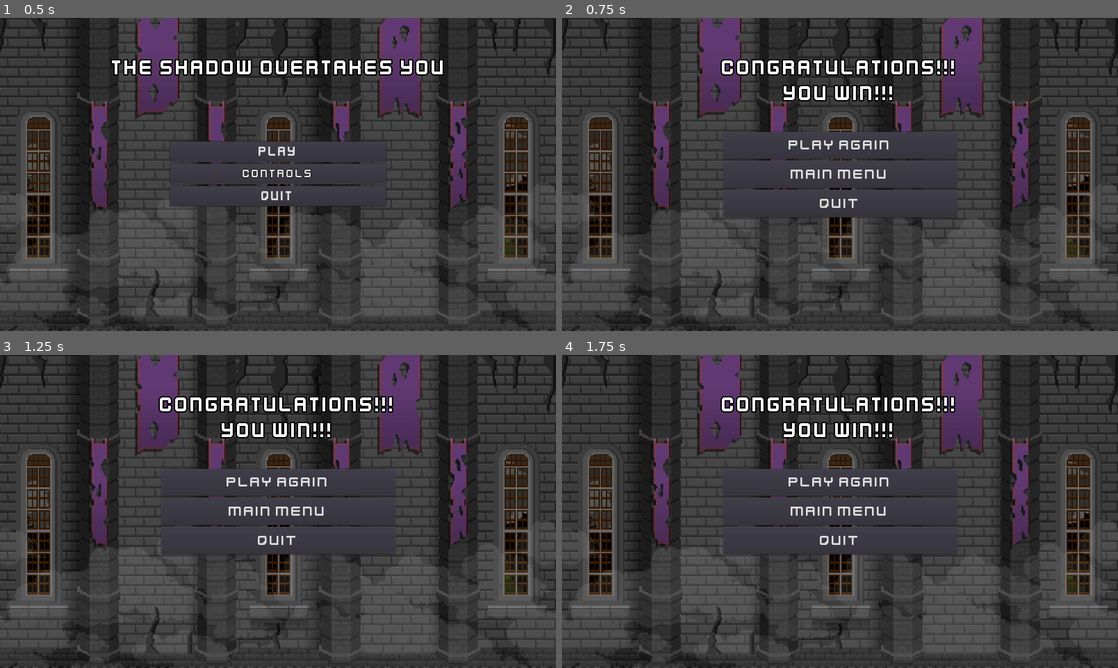
Above: before the commit, frames 1-4 (two rows, left to right).
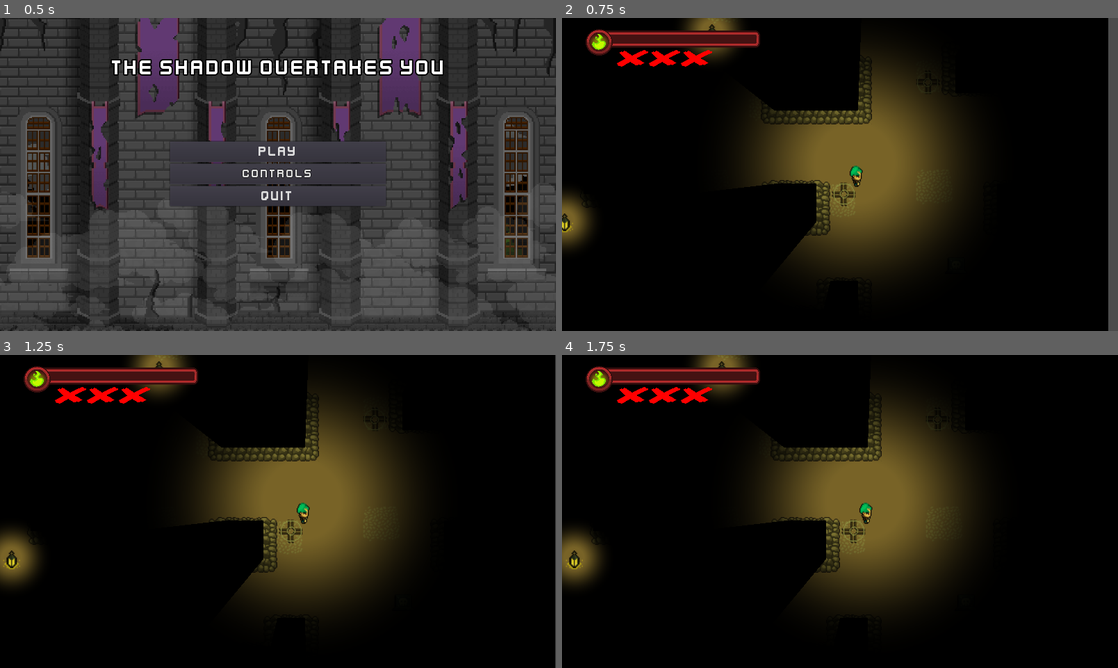
Above: after the commit, the same moments.

Repository: JoseM98/TheShadowOvertakesYou
Game: Godot game, scene res://Scenes/Menus/MainMenu.tscn
Same seed, same stepped clock (60 frames per second), same inputs: the game is played once before the commit and once after it.
Inputs (mouse positions are in pixels of both pictures, inside the frame that each line leads up to):
- Up to frame 1 (0.5 s): no input
- Up to frame 2 (0.75 s): click "PLAY" at 0.5 s
- Up to frame 3 (1.25 s): no input
- Up to frame 4 (1.75 s): click (840, 483) at 1.25 s, where only the run before the commit has a clickable "PLAY AGAIN"

Frame 1 is identical in both runs. In frame 2, 94% of the frame differs, in the area x 0-100%, y 0-100%; in frame 3, 95%; in frame 4, 95%.

Commit message:
v0.19 - merge

Diff:
--- a/TheShadowOvertakesYou/Scenes/Character.tscn
+++ b/TheShadowOvertakesYou/Scenes/Character.tscn
@@ -114,7 +114,7 @@
 [node name="Character" type="KinematicBody2D"]
 position = Vector2( 489.317, 326.604 )
 z_index = 10
-collision_mask = 6
+collision_mask = 30
 script = ExtResource( 2 )
 Mark = ExtResource( 4 )
 speed = 5000
--- a/TheShadowOvertakesYou/Scenes/Exit_Door.tscn
+++ b/TheShadowOvertakesYou/Scenes/Exit_Door.tscn
@@ -8,6 +8,7 @@
 
 [node name="Exit_Door" type="Area2D"]
 collision_layer = 16
+collision_mask = 0
 script = ExtResource( 2 )
 
 [node name="Sprite" type="Sprite" parent="."]
--- a/TheShadowOvertakesYou/Scripts/PauseMenu.gd
+++ b/TheShadowOvertakesYou/Scripts/PauseMenu.gd
@@ -1,31 +1,18 @@
 extends Control
 
 
-# Declare member variables here. Examples:
-# var a = 2
-# var b = "text"
-
-
-# Called when the node enters the scene tree for the first time.
-func _ready():
-	pass # Replace with function body.
-
-
-# Called every frame. 'delta' is the elapsed time since the previous frame.
-#func _process(delta):
-#	pass
-
-
 func _on_Continue_button_up():
-	get_parent().get_parent().visible = false
-	get_parent().get_parent().get_parent().paused = false
+	self.visible = false
+	get_parent().paused = false
 
 
 func _on_Retry_button_up():
+	get_parent().paused = false
 	get_tree().reload_current_scene()
 
 
 func _on_Main_screen_button_up():
+	get_parent().paused = false
 	get_tree().change_scene("res://Scenes/Menus/MainMenu.tscn")
 
 
